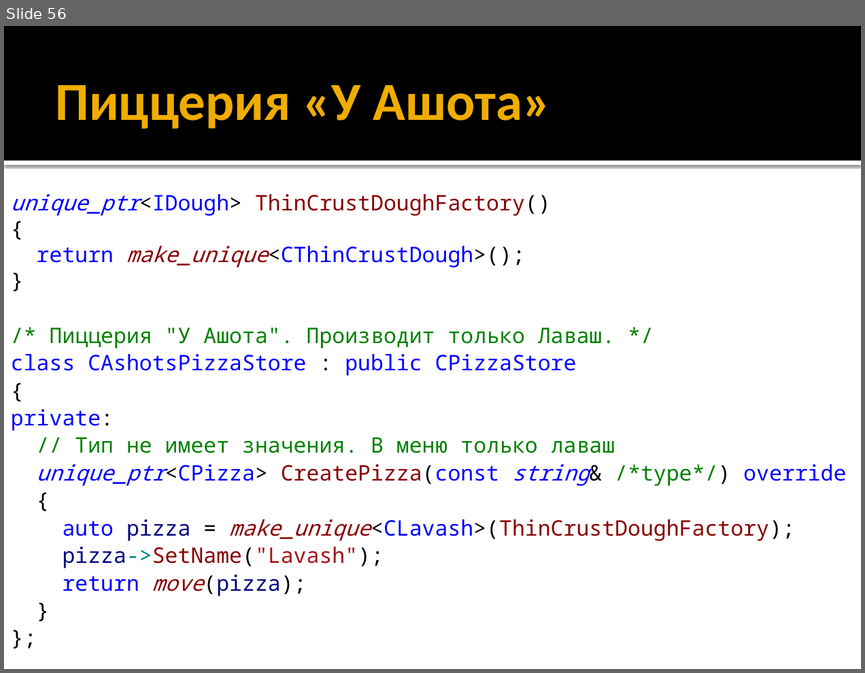
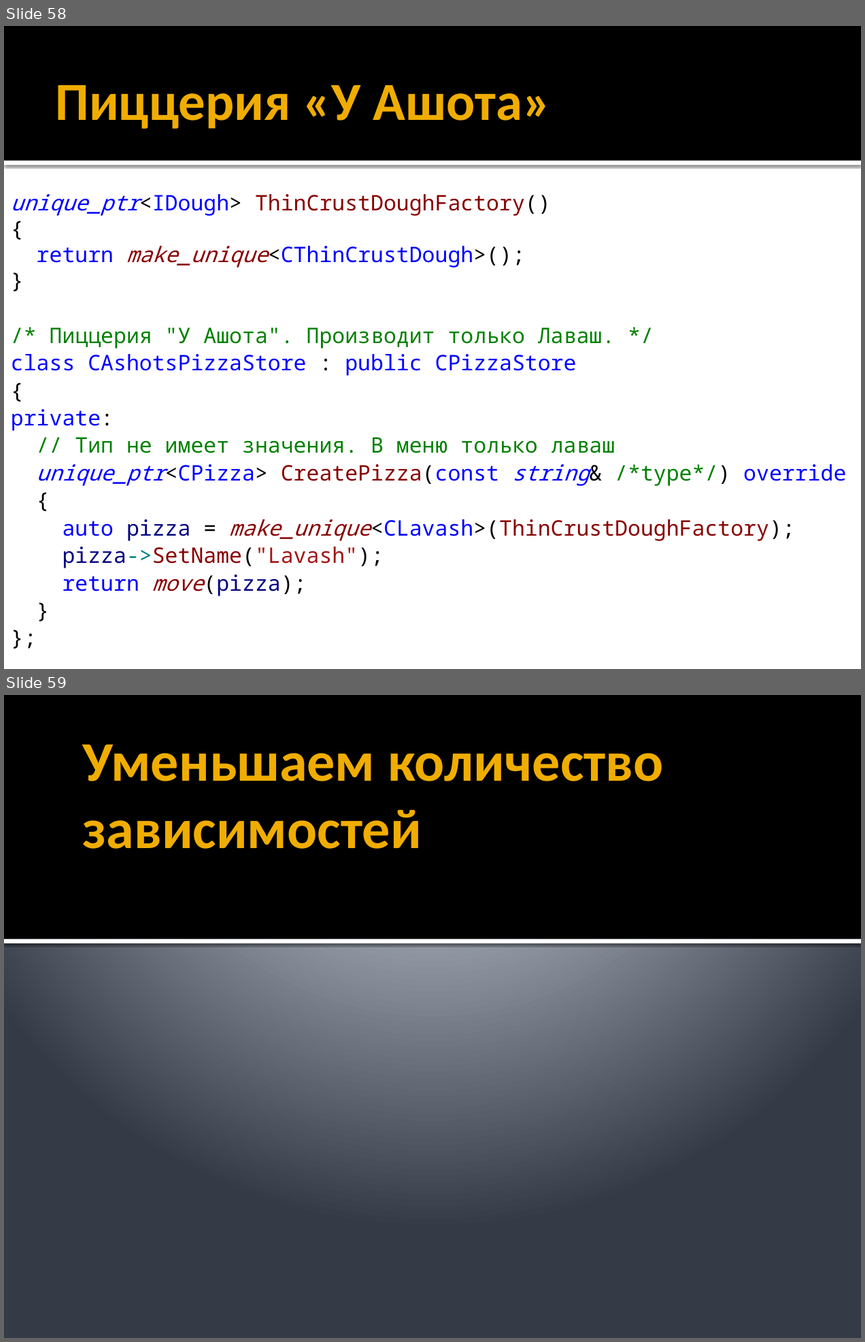
Before and after one commit to alexey-malov/ood, a slide deck: lectures/04.factory/factory.pptx. Shown one above the other, each under a label of ours: slide 56 before the commit, slides 58 and 59 after it. The pictures are 865x673 and 865x1342 pixels, drawn with LibreOffice and Linux fonts; fonts in the diff are those of the drawing. Boxes give left, top, right and bottom in pixels: in the first picture for what was removed or moved away, otherwise in the second. Text is boxed around its words. In the diff, an @@ line names an element or a change of style, - is before the commit and + after.

```diff
--- a/lectures/04.factory/factory.pptx
+++ b/lectures/04.factory/factory.pptx
@@ slide 59 added at [4,695,861,1338], background gradient #C1C5D3 to #BFC4D2 to #353B47 @@
@@ rectangle added at [4,695,861,939], fill #000000 @@
@@ title added at [83,744,663,849], 47 pt, text #F0AD00, bold @@
+Уменьшаем количество зависимостей
@@ rectangle added at [4,939,861,943], fill #FFFFFF @@
@@ what was slide 56 is now slide 58 @@
```
Also in this commit, not shown: 4 slides changed, 4 other slides added, 2 other files.
